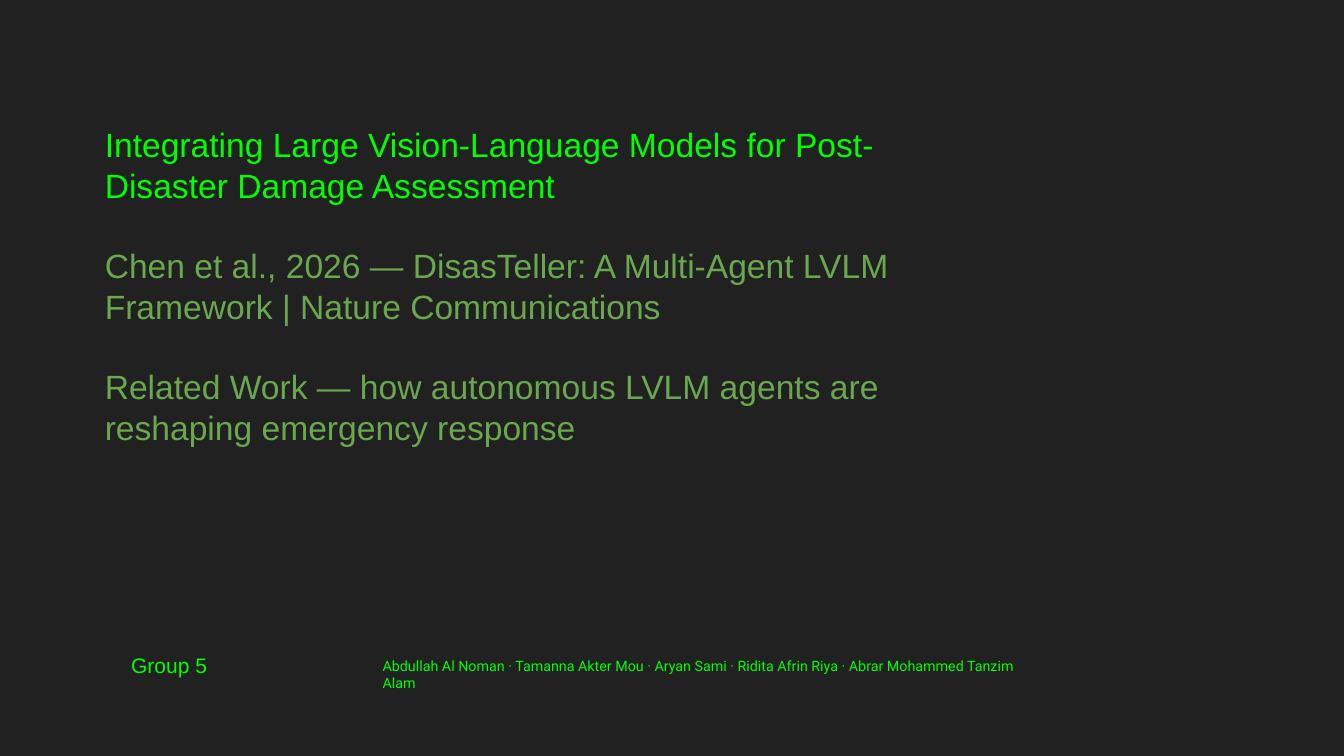
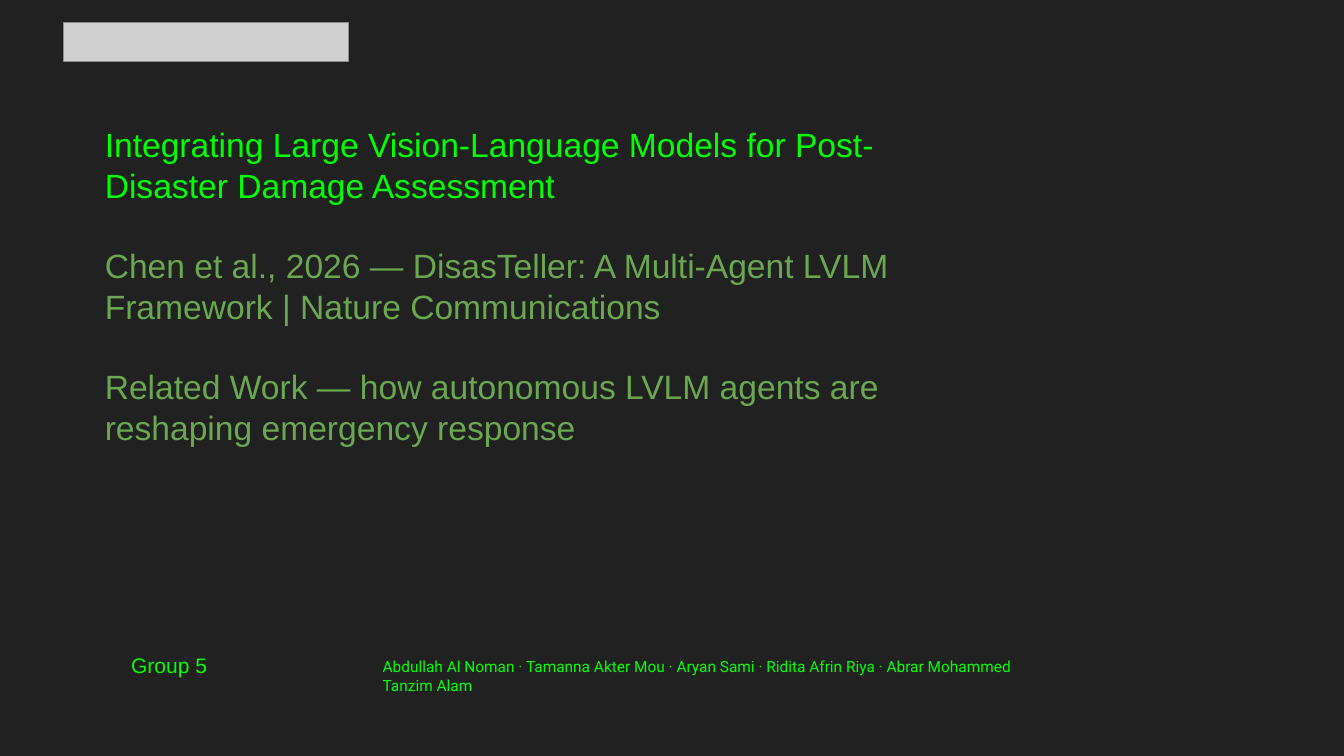
Before and after one commit to SmashNdashH/CSE499A.15-Msrb-, a slide deck: slide 18 of others/Literature Review_ Post-Disaster Rescue Guidance.pptx. Drawn at 1344x756 pixels with LibreOffice and Linux fonts; fonts in the diff are those of the drawing; grey boxes stand for pictures. Boxes give left, top, right and bottom in pixels: in the first picture for what was removed or moved away, otherwise in the second. Text is boxed around its words. In the diff, an @@ line names an element or a change of style, - is before the commit and + after.

```diff
--- a/others/Literature Review_ Post-Disaster Rescue Guidance.pptx
+++ b/others/Literature Review_ Post-Disaster Rescue Guidance.pptx
@@ picture added at (63, 22, 348, 62) @@
@@ text "Abdullah Al Noman · Tamanna ..." at (383, 660, 1011, 691): size 10.2 to 11 pt @@
```
Also in this commit, not shown: 2 other slides changed, 1 slide added.
